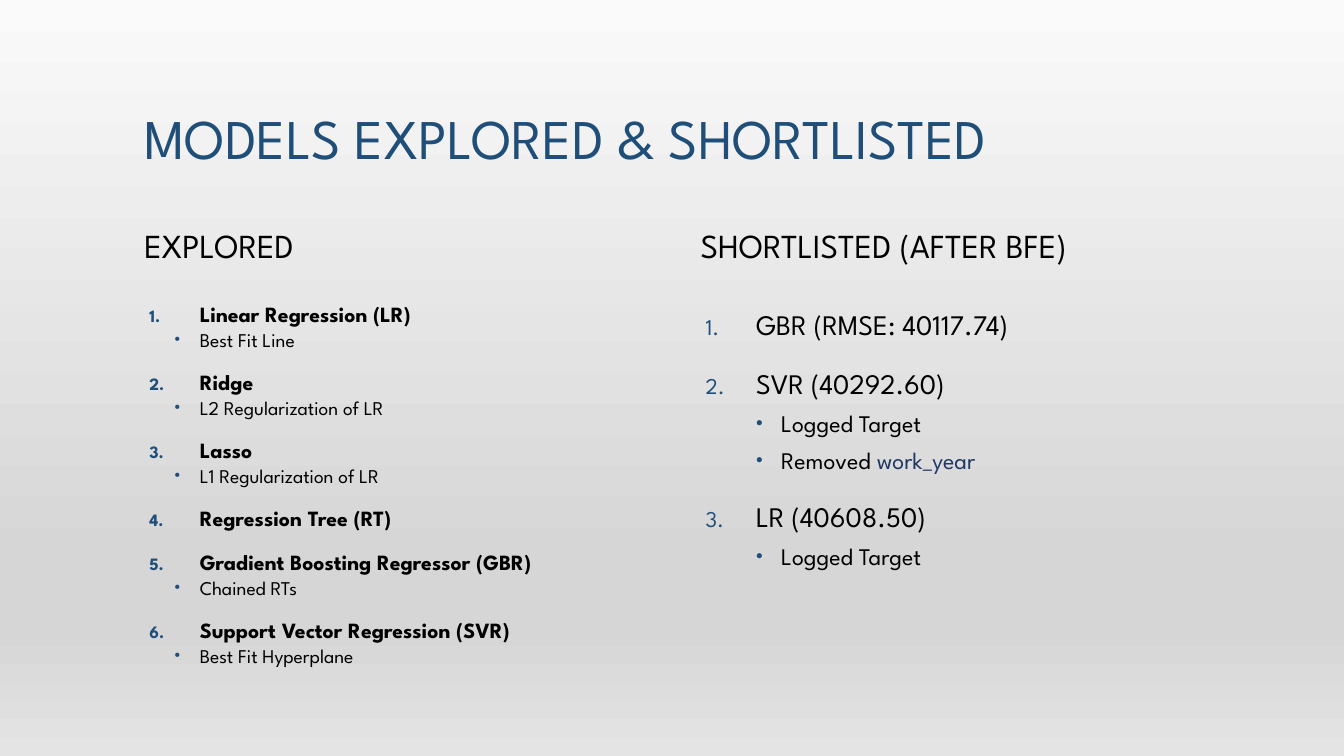
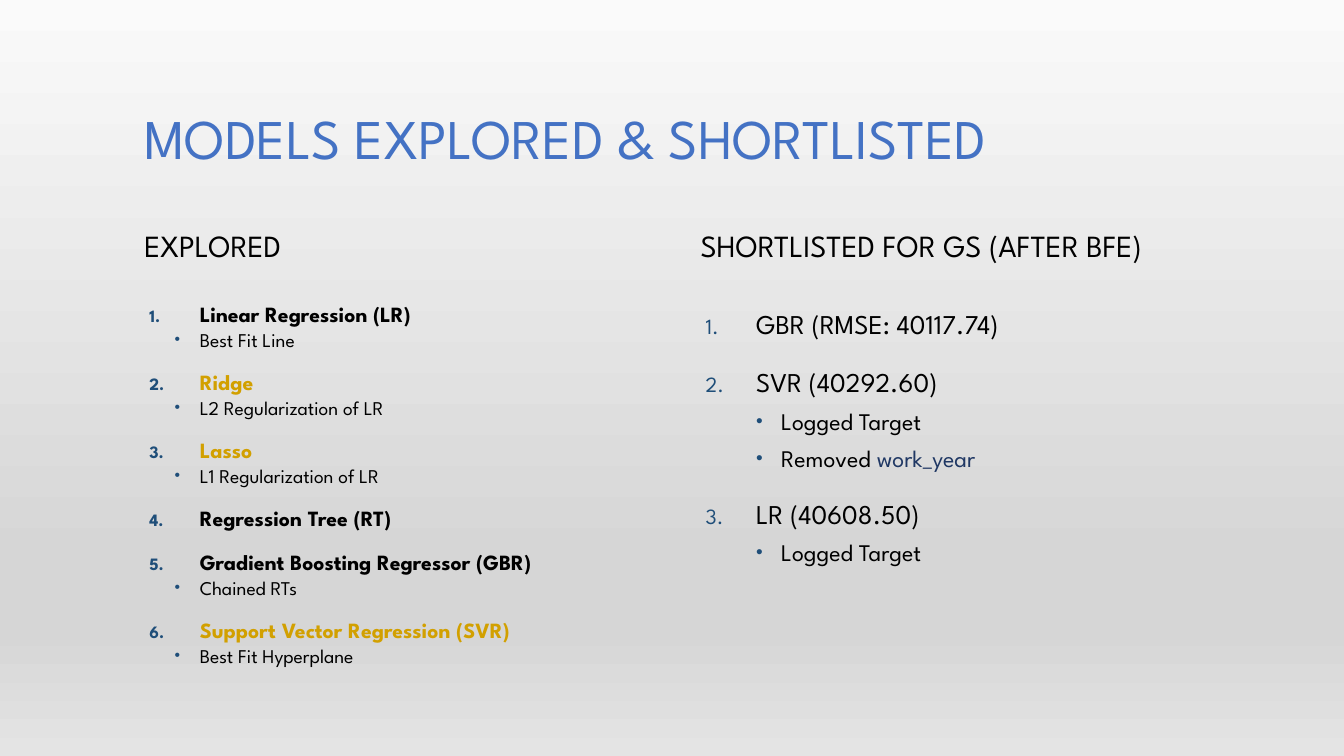
Before and after one commit to TMK04/mldp-project, a slide deck: slide 8 of documents/Slides.pptx. Drawn at 1344x756 pixels with LibreOffice and Linux fonts; fonts in the diff are those of the drawing. Boxes give left, top, right and bottom in pixels: in the first picture for what was removed or moved away, otherwise in the second. Text is boxed around its words. In the diff, an @@ line names an element or a change of style, - is before the commit and + after.

```diff
--- a/documents/Slides.pptx
+++ b/documents/Slides.pptx
@@ title "MODELS EXPLORED & SHORTLISTED" at (144,121,987,160): text colour #1F4E79 to #4472C4 @@
@@ text "EXPLORED" at (144,236,281,258): size 24 to 22 pt @@
@@ text at (701,236,1142,263): text changed; size 24 to 22 pt @@
-SHORTLISTED (AFTER BFE)
+SHORTLISTED FOR GS (AFTER BFE)
@@ text at (756,315,999,530): size 20.1 to 19.4 pt in "GBR (RMSE: 40117.74)", "SVR (40292.60)", "LR (40608.50)" @@
@@ text at (200,375,510,643): text colour #000000 to #D2A000 in "Ridge", "Lasso", "Support Vector Regression (SVR)" @@
```
Also in this commit, not shown: 7 other slides changed, 1 slide added, 1 slide removed, 4 other files.
